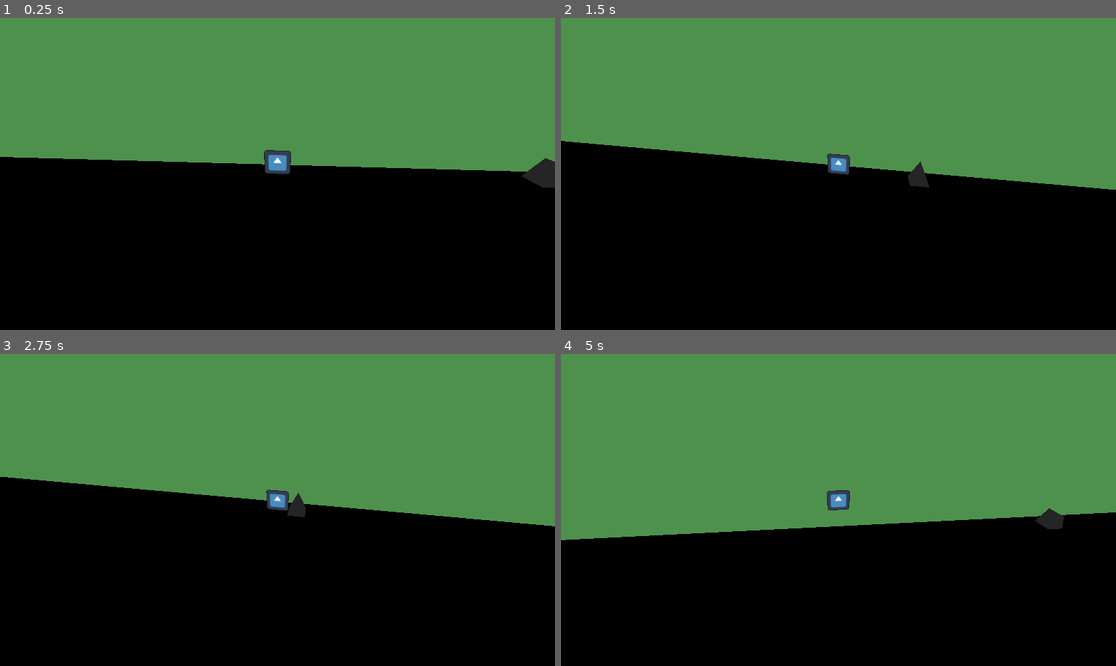
Above: before the commit, frames 1-4 (two rows, left to right).
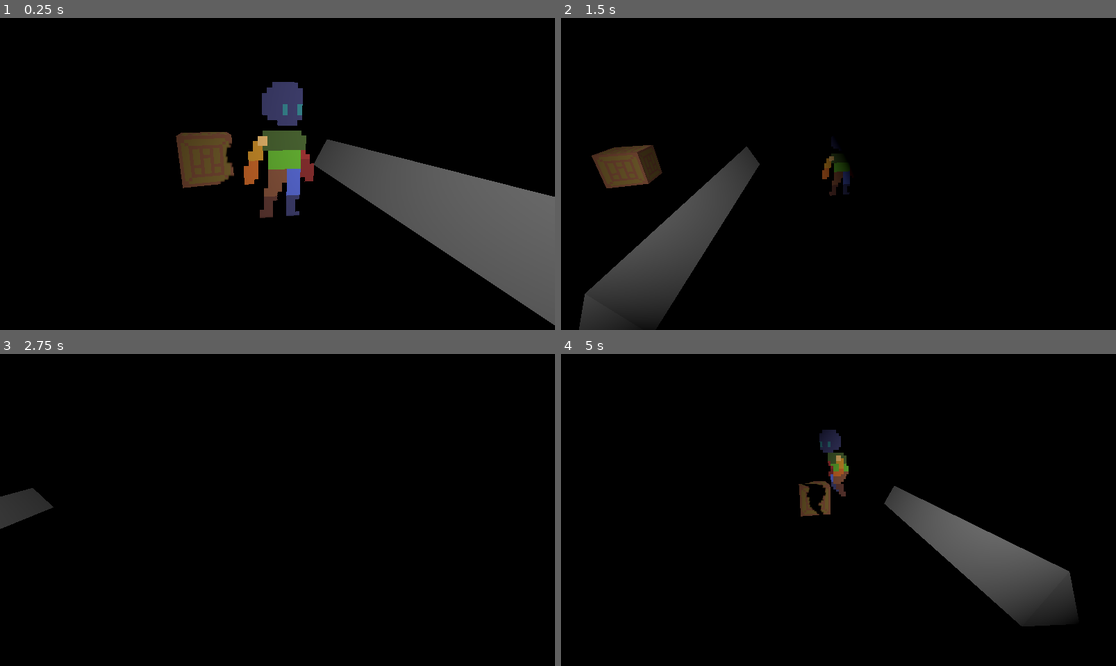
Above: after the commit, the same moments.

Repository: AurelienJuille/PE-A23
Game: Godot game, scene res://LEVELS/test_room.tscn
Two runs of this game, one before a commit and one after it. Both use one fixed random seed, a clock stepped at 60 frames per second and the inputs below. The engine's default icon, where the game draws it, is replaced by a stand-in: a white triangle on a blue panel in a dark square.
Inputs:
- Up to frame 1 (0.25 s): no input
- Up to frame 2 (1.5 s): hold Right (ui_right) 0.53-1.28 s; tap Space (JUMP) at 0.77 s; hold Down (ui_down) from 1.28 s (still down)
- Up to frame 3 (2.75 s): tap Space (JUMP) at 1.52 s; release Down (ui_down) at 2.03 s; hold Right (ui_right) from 2.03 s (still down)
- Up to frame 4 (5 s): release Right (ui_right) at 2.78 s; hold Up (ui_up) 2.78-3.53 s; tap Space (JUMP) at 3.02, 3.77, 4.52 s; hold Left (ui_left) from 3.53 s (still down)

The runs differ from the first frame. In frame 1, 59% of the frame differs, in the area x 0-100%, y 0-99%; in frame 2, 55%; in frame 3, 48%; in frame 4, 60%, in the area x 0-100%, y 0-88%.

Commit message:
Une caisse, un personnage, un obstacle et des test de fog

Diff:
--- a/Camera3Dtest.gd
+++ b/Camera3Dtest.gd
@@ -2,13 +2,15 @@
 
 var timer = .0
 var target = Vector3.ZERO
+var offset = Vector3.ZERO
 
-func _process(delta):
+func _physics_process(delta):
+	var player_pos = get_parent().get_node("PLAYER").global_position
+	offset = lerp(offset, target, .05)
+	position = Vector3(player_pos.x, 0, player_pos.z) + offset
+	look_at(Vector3(player_pos.x, 0.1, player_pos.z))
+
 	timer -= delta
-	var player_pos = get_parent().global_position
 	if timer <= .0:
-		target = Vector3(randf_range(-2, 2), randf_range(.5, 1.5) * 5, 10)
+		target = Vector3(randf_range(-.2, .2), randf_range(.3, .5), .8)
 		timer = 3.0
-
-	position = lerp(position, target, .05)
-	look_at(player_pos)
--- /dev/null
+++ b/LEVELS/graphic_test_room.tscn
@@ -0,0 +1,66 @@
+[gd_scene load_steps=11 format=3 uid="uid://e0wl2vh7cmy5"]
+
+[ext_resource type="Texture2D" uid="uid://rkjkf4s8bs2o" path="res://icon.svg" id="1_sw2tn"]
+[ext_resource type="Shader" path="res://graphic_test_room.gdshader" id="3_ifgeq"]
+
+[sub_resource type="StandardMaterial3D" id="StandardMaterial3D_eiir6"]
+albedo_color = Color(0.301961, 0.243137, 0.172549, 1)
+
+[sub_resource type="PlaneMesh" id="PlaneMesh_lbcve"]
+material = SubResource("StandardMaterial3D_eiir6")
+size = Vector2(100, 100)
+
+[sub_resource type="FastNoiseLite" id="FastNoiseLite_60ypo"]
+
+[sub_resource type="NoiseTexture2D" id="NoiseTexture2D_82t3y"]
+seamless = true
+noise = SubResource("FastNoiseLite_60ypo")
+
+[sub_resource type="ShaderMaterial" id="ShaderMaterial_pivdf"]
+shader = ExtResource("3_ifgeq")
+shader_parameter/noise_scale = 0.04
+shader_parameter/flatness = 3.27
+shader_parameter/density = 0.99
+shader_parameter/noise_tex = SubResource("NoiseTexture2D_82t3y")
+
+[sub_resource type="Environment" id="Environment_ho6xa"]
+ambient_light_source = 2
+ambient_light_color = Color(1, 1, 1, 1)
+glow_enabled = true
+volumetric_fog_enabled = true
+volumetric_fog_density = 0.0
+adjustment_enabled = true
+
+[sub_resource type="StandardMaterial3D" id="StandardMaterial3D_66wwd"]
+albedo_texture = ExtResource("1_sw2tn")
+emission_enabled = true
+emission_energy_multiplier = 7.78
+emission_texture = ExtResource("1_sw2tn")
+
+[sub_resource type="SphereMesh" id="SphereMesh_qekal"]
+material = SubResource("StandardMaterial3D_66wwd")
+radius = 7.28
+height = 12.864
+
+[node name="graphic_test_room" type="Node3D"]
+
+[node name="MeshInstance3D" type="MeshInstance3D" parent="."]
+mesh = SubResource("PlaneMesh_lbcve")
+
+[node name="FogVolume" type="FogVolume" parent="."]
+transform = Transform3D(1, 0, 0, 0, 1, 0, 0, 0, 1, -2.29507, 12.3302, -3.29095)
+size = Vector3(63.7176, 2.30918, 39.6032)
+material = SubResource("ShaderMaterial_pivdf")
+
+[node name="WorldEnvironment" type="WorldEnvironment" parent="."]
+environment = SubResource("Environment_ho6xa")
+
+[node name="SpotLight3D" type="SpotLight3D" parent="."]
+transform = Transform3D(1, 0, 0, 0, -4.37114e-08, 1, 0, -1, -4.37114e-08, 0, 29, 0)
+light_energy = 8.589
+light_volumetric_fog_energy = 16.0
+spot_range = 95.231
+
+[node name="MeshInstance3D2" type="MeshInstance3D" parent="."]
+transform = Transform3D(1, 0, 0, 0, 1, 0, 0, 0, 1, -24.4918, 8.8548, 28.9076)
+mesh = SubResource("SphereMesh_qekal")
--- a/LEVELS/test_room.tscn
+++ b/LEVELS/test_room.tscn
@@ -1,11 +1,12 @@
-[gd_scene load_steps=14 format=3 uid="uid://cdb1t75olq4ik"]
+[gd_scene load_steps=27 format=3 uid="uid://cdb1t75olq4ik"]
 
 [ext_resource type="Script" path="res://PLAYER/PLAYER.gd" id="1_6vgt1"]
-[ext_resource type="Texture2D" uid="uid://rkjkf4s8bs2o" path="res://icon.svg" id="1_ud1kr"]
+[ext_resource type="Texture2D" uid="uid://d380sp35a2t1r" path="res://une caisse.png" id="3_0lwhs"]
 [ext_resource type="Script" path="res://Camera3Dtest.gd" id="3_jbpgo"]
+[ext_resource type="Texture2D" uid="uid://dvasyk52lkp3v" path="res://PLAYER/Character-Sheet.png" id="4_ad0kr"]
 
 [sub_resource type="StandardMaterial3D" id="StandardMaterial3D_mrovb"]
-albedo_color = Color(0.133333, 0.133333, 0.133333, 1)
+albedo_color = Color(0.294118, 0.294118, 0.294118, 1)
 
 [sub_resource type="PlaneMesh" id="PlaneMesh_dl2qq"]
 material = SubResource("StandardMaterial3D_mrovb")
@@ -24,17 +25,104 @@
 [sub_resource type="ConcavePolygonShape3D" id="ConcavePolygonShape3D_fo7ul"]
 data = PackedVector3Array(250, -2, 0, -250, -2, 0, 250, 2, 0, -250, -2, 0, -250, 2, 0, 250, 2, 0)
 
-[sub_resource type="Environment" id="Environment_wjck8"]
-fog_light_energy = 1.74
-fog_density = 0.047
+[sub_resource type="BoxShape3D" id="BoxShape3D_ttvtw"]
+size = Vector3(0.151078, 0.281942, 0.223247)
 
-[sub_resource type="BoxShape3D" id="BoxShape3D_ttvtw"]
-size = Vector3(1.28, 1, 1)
+[sub_resource type="AtlasTexture" id="AtlasTexture_c3541"]
+atlas = ExtResource("4_ad0kr")
+region = Rect2(0, 0, 48, 48)
+
+[sub_resource type="AtlasTexture" id="AtlasTexture_kipjo"]
+atlas = ExtResource("4_ad0kr")
+region = Rect2(48, 0, 48, 48)
+
+[sub_resource type="AtlasTexture" id="AtlasTexture_8usy1"]
+atlas = ExtResource("4_ad0kr")
+region = Rect2(96, 0, 48, 48)
+
+[sub_resource type="AtlasTexture" id="AtlasTexture_oyofb"]
+atlas = ExtResource("4_ad0kr")
+region = Rect2(0, 48, 48, 48)
+
+[sub_resource type="AtlasTexture" id="AtlasTexture_shaar"]
+atlas = ExtResource("4_ad0kr")
+region = Rect2(48, 48, 48, 48)
+
+[sub_resource type="AtlasTexture" id="AtlasTexture_hh5w1"]
+atlas = ExtResource("4_ad0kr")
+region = Rect2(96, 48, 48, 48)
+
+[sub_resource type="AtlasTexture" id="AtlasTexture_dsrdx"]
+atlas = ExtResource("4_ad0kr")
+region = Rect2(0, 96, 48, 48)
+
+[sub_resource type="AtlasTexture" id="AtlasTexture_flh73"]
+atlas = ExtResource("4_ad0kr")
+region = Rect2(48, 96, 48, 48)
+
+[sub_resource type="AtlasTexture" id="AtlasTexture_vno7f"]
+atlas = ExtResource("4_ad0kr")
+region = Rect2(96, 96, 48, 48)
+
+[sub_resource type="SpriteFrames" id="SpriteFrames_6mobs"]
+animations = [{
+"frames": [{
+"duration": 1.0,
+"texture": SubResource("AtlasTexture_c3541")
+}],
+"loop": true,
+"name": &"idle",
+"speed": 5.0
+}, {
+"frames": [{
+"duration": 1.0,
+"texture": SubResource("AtlasTexture_kipjo")
+}, {
+"duration": 1.0,
+"texture": SubResource("AtlasTexture_8usy1")
+}, {
+"duration": 1.0,
+"texture": SubResource("AtlasTexture_oyofb")
+}, {
+"duration": 1.0,
+"texture": SubResource("AtlasTexture_shaar")
+}, {
+"duration": 1.0,
+"texture": SubResource("AtlasTexture_hh5w1")
+}, {
+"duration": 1.0,
+"texture": SubResource("AtlasTexture_dsrdx")
+}, {
+"duration": 1.0,
+"texture": SubResource("AtlasTexture_flh73")
+}, {
+"duration": 1.0,
+"texture": SubResource("AtlasTexture_vno7f")
+}],
+"loop": true,
+"name": &"run",
+"speed": 12.0
+}]
 
 [sub_resource type="PrismMesh" id="PrismMesh_7di48"]
 
 [sub_resource type="ConcavePolygonShape3D" id="ConcavePolygonShape3D_7ybe0"]
 data = PackedVector3Array(0, 0.5, 0.5, 0.5, -0.5, 0.5, -0.5, -0.5, 0.5, 0, 0.5, -0.5, -0.5, -0.5, -0.5, 0.5, -0.5, -0.5 …(286 unchanged characters)…
+
+[sub_resource type="StandardMaterial3D" id="StandardMaterial3D_q5xk8"]
+albedo_texture = ExtResource("3_0lwhs")
+uv1_scale = Vector3(3, 2, 1)
+uv1_triplanar_sharpness = 0.707106
+texture_filter = 0
+
+[sub_resource type="BoxMesh" id="BoxMesh_12anu"]
+material = SubResource("StandardMaterial3D_q5xk8")
+size = Vector3(0.16, 0.16, 0.16)
+
+[sub_resource type="Environment" id="Environment_wjck8"]
+ambient_light_source = 1
+fog_light_energy = 1.74
+fog_density = 0.047
 
 [node name="TEST ROOM" type="Node3D"]
 
@@ -55,32 +143,50 @@
 [node name="CollisionShape3D" type="CollisionShape3D" parent="WALL/StaticBody3D"]
 shape = SubResource("ConcavePolygonShape3D_fo7ul")
 
-[node name="WorldEnvironment" type="WorldEnvironment" parent="."]
-environment = SubResource("Environment_wjck8")
-
 [node name="PLAYER" type="CharacterBody3D" parent="."]
 script = ExtResource("1_6vgt1")
-
-[node name="Sprite3D" type="Sprite3D" parent="PLAYER"]
-transform = Transform3D(1, 0, 0, 0, 1, 0, 0, 0, 1, 0, 0.64, 0)
-texture = ExtResource("1_ud1kr")
+jump_height = 0.2
 
 [node name="CollisionShape3D" type="CollisionShape3D" parent="PLAYER"]
-transform = Transform3D(1, 0, 0, 0, 1, 0, 0, 0, 1, 0, 0.5, 0)
+transform = Transform3D(1, 0, 0, 0, 1, 0, 0, 0, 1, 0, 0.141982, 0)
 shape = SubResource("BoxShape3D_ttvtw")
 
-[node name="Camera3D" type="Camera3D" parent="PLAYER"]
-transform = Transform3D(0.967418, 0.0797033, -0.240311, 0, 0.949157, 0.314804, 0.253184, -0.304547, 0.918231, -0.954716, 3.72454, 7.36771)
-size = 0.1
-script = ExtResource("3_jbpgo")
+[node name="Sprite3D" type="AnimatedSprite3D" parent="PLAYER"]
+transform = Transform3D(1, 0, 0, 0, 1, 0, 0, 0, 1, 0, 0.24, 0)
+shaded = true
+double_sided = false
+alpha_cut = 2
+texture_filter = 0
+sprite_frames = SubResource("SpriteFrames_6mobs")
+animation = &"idle"
+autoplay = "idle"
 
 [node name="OBSTACLES" type="Node3D" parent="."]
 
 [node name="MeshInstance3D" type="MeshInstance3D" parent="OBSTACLES"]
-transform = Transform3D(1, 0, 0, 0, 1, 0, 0, 0, 1, 12.4707, 0.506283, 0)
+transform = Transform3D(1, 0, 0, 0, 1, 0, 0, 0, 1, 0.313863, -0.38075, 0)
 mesh = SubResource("PrismMesh_7di48")
 
 [node name="StaticBody3D" type="StaticBody3D" parent="OBSTACLES/MeshInstance3D"]
 
 [node name="CollisionShape3D" type="CollisionShape3D" parent="OBSTACLES/MeshInstance3D/StaticBody3D"]
 shape = SubResource("ConcavePolygonShape3D_7ybe0")
+
+[node name="MeshInstance3D2" type="MeshInstance3D" parent="OBSTACLES"]
+transform = Transform3D(0.982444, 0, 0.186558, 0, 1, 0, -0.186558, 0, 0.982444, -0.200021, 0.0827749, -0.325513)
+mesh = SubResource("BoxMesh_12anu")
+
+[node name="WorldEnvironment" type="WorldEnvironment" parent="."]
+environment = SubResource("Environment_wjck8")
+
+[node name="SpotLight3D" type="SpotLight3D" parent="."]
+transform = Transform3D(1, 0, 0, 0, 0.796657, 0.604432, 0, -0.604432, 0.796657, 0.252139, 0.667114, 0.756976)
+shadow_enabled = true
+shadow_bias = 0.01
+spot_range = 28.3771
+spot_angle = 33.0454
+
+[node name="Camera3D" type="Camera3D" parent="."]
+transform = Transform3D(0.967418, 0.0797033, -0.240311, 0, 0.949157, 0.314804, 0.253184, -0.304547, 0.918231, -0.270071, 0.391879, 0.683361)
+size = 0.1
+script = ExtResource("3_jbpgo")
--- a/PLAYER/PLAYER.gd
+++ b/PLAYER/PLAYER.gd
@@ -14,7 +14,7 @@
 
 
 # RUN VARIABLES
-@export var max_speed := 10
+@export var max_speed := 1.5
 @export var time_to_full_speed := .2
 @export var time_to_stop := .1
 
@@ -36,7 +36,12 @@
 	# As good practice, you should replace UI actions with custom gameplay actions.
 	var input_dir = Input.get_vector("ui_left", "ui_right", "ui_up", "ui_down")
 	var direction = (transform.basis * Vector3(input_dir.x, 0, input_dir.y)).normalized()
+	if direction.x != 0:
+		$Sprite3D.scale.x = sign(direction.x)
 	velocity.x = move_toward(velocity.x, direction.x * max_speed, (1.0 if is_on_floor() else .33) * max_speed * delta / (time_to_full_speed if abs(direction.x) > abs(velocity.x) else time_to_stop))
 #	velocity.z = move_toward(velocity.z, direction.z * max_speed, (1.0 if is_on_floor() else .33) * max_speed * delta / (time_to_full_speed if abs(direction.z) > abs(velocity.z) else time_to_stop))
-
+	if velocity.x == 0:
+		$Sprite3D.play("idle")
+	else:
+		$Sprite3D.play("run")
 	move_and_slide()
--- /dev/null
+++ b/graphic_test_room.gdshader
@@ -0,0 +1,15 @@
+shader_type fog;
+
+uniform sampler2D noise_tex:repeat_enable;
+uniform float noise_scale = 1.0;
+uniform float flatness = 1.0;
+uniform float density = 1.0;
+
+void fog() {
+	vec2 move_uv = vec2(.2, .0)*TIME;
+	float detail_noise = texture(noise_tex, WORLD_POSITION.xz * noise_scale + move_uv*.5).r*.2;
+	float noise = texture(noise_tex, WORLD_POSITION.xz * noise_scale + move_uv + detail_noise).r;
+	DENSITY = mix(1.0, noise, UVW.y * flatness);
+	DENSITY *= step(0.0, -SDF) * density;
+	ALBEDO = vec3(1.0);
+}
--- a/project.godot
+++ b/project.godot
@@ -15,6 +15,28 @@
 config/features=PackedStringArray("4.1", "Forward Plus")
 config/icon="res://icon.svg"
 
+[importer_defaults]
+
+texture={
+"compress/channel_pack": 0,
+"compress/hdr_compression": 1,
+"compress/high_quality": false,
+"compress/lossy_quality": 0.7,
+"compress/mode": 0,
+"compress/normal_map": 0,
+"detect_3d/compress_to": 0,
+"mipmaps/generate": false,
+"mipmaps/limit": -1,
+"process/fix_alpha_border": true,
+"process/hdr_as_srgb": false,
+"process/hdr_clamp_exposure": false,
+"process/normal_map_invert_y": false,
+"process/premult_alpha": false,
+"process/size_limit": 0,
+"roughness/mode": 0,
+"roughness/src_normal": ""
+}
+
 [input]
 
 JUMP={
@@ -22,3 +44,7 @@
 "events": [Object(InputEventKey,"resource_local_to_scene":false,"resource_name":"","device":-1,"window_id":0,"alt_pressed":false,"shift_pressed":false,"ctrl_pressed":false,"meta_pressed":false,"pressed":false,"keycode":0,"physical_keycode":32,"key_label":0,"unicode":32,"echo":false,"script":null)
 ]
 }
+
+[rendering]
+
+environment/volumetric_fog/volume_size=256
Binary file added: 31x+q3aNVKL._AC_UF894,1000_QL80_.jpg
Not shown, added: 31x+q3aNVKL._AC_UF894,1000_QL80_.jpg.import
Binary file added: PLAYER/Character-Sheet.png
Not shown, added: PLAYER/Character-Sheet.png.import
Binary file added: une caisse.png
Not shown, added: une caisse.png.import
